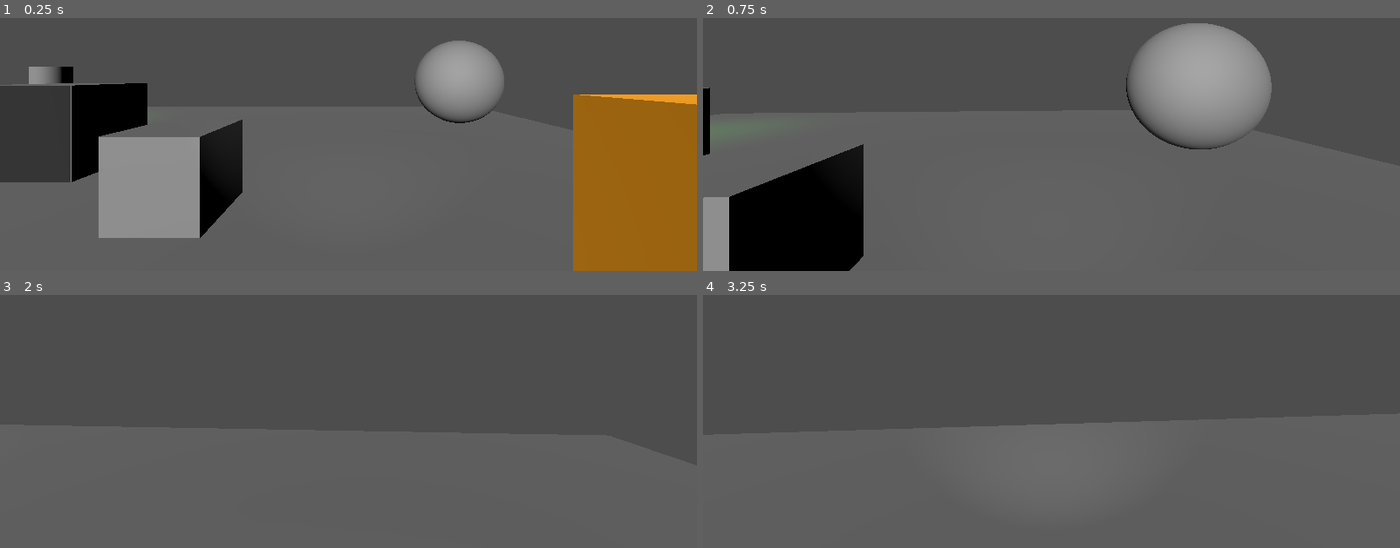
Above: before the commit, frames 1-4 (two rows, left to right).
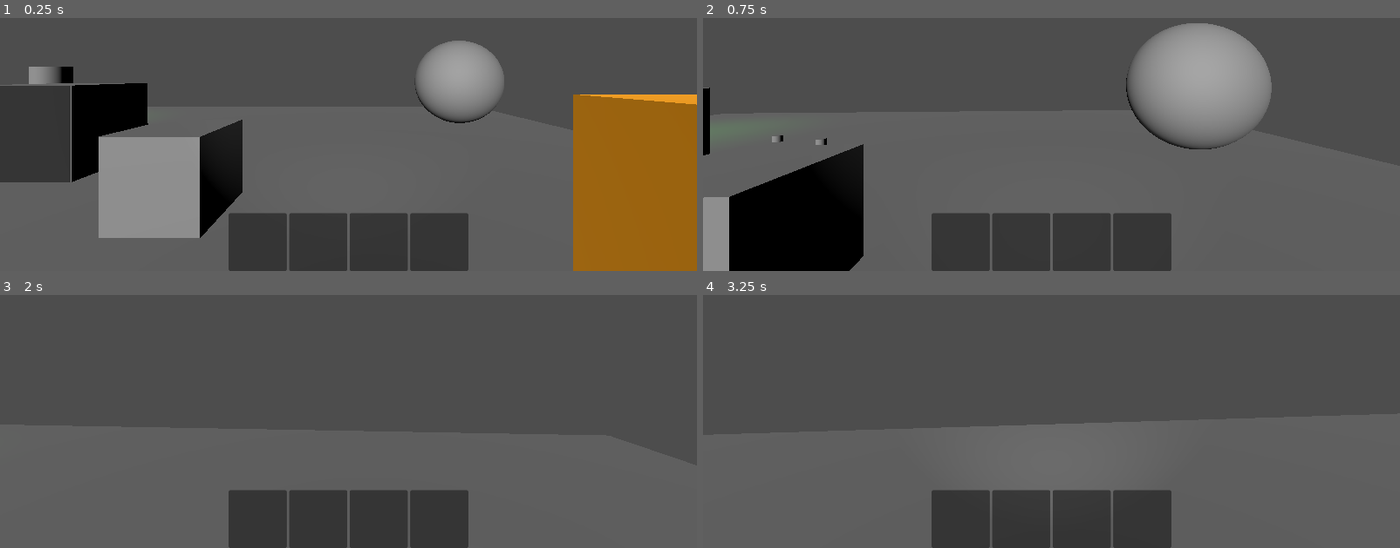
Above: after the commit, the same moments.

Repository: hadll/i-unno
Game: Godot game, scene res://scenes/playground_chloe.tscn
Two runs of this game, one before a commit and one after it. Both use one fixed random seed, a clock stepped at 60 frames per second and the inputs below. This scene is started directly instead of the project's main scene.
Inputs (mouse positions are in pixels of both pictures, inside the frame that each line leads up to):
- Up to frame 1 (0.25 s): no input
- Up to frame 2 (0.75 s): tap Enter at 0.5 s; move the mouse to (1086, 73) at 0.52 s; hold W (move_forward) from 0.53 s (still down); tap 1 (freecam_on) at 0.6 s; click (1086, 73) at 0.67 s
- Up to frame 3 (2 s): keep holding W (move_forward); tap Space (move_jump) at 0.77, 1.52 s; move the mouse to (313, 353) at 1.27 s; tap 2 (freecam_swap) at 1.35 s; click (313, 353) at 1.42 s
- Up to frame 4 (3.25 s): keep holding W (move_forward); tap Space (move_jump) at 2, 3.02 s; move the mouse to (1065, 345) at 2.02 s; tap 3 (freecam_tp) at 2.1 s; click (1065, 345) at 2.17 s; move the mouse to (1044, 358) at 2.77 s; tap Ctrl (move_crouch) at 2.85 s; click (1044, 358) at 2.92 s

The runs differ from the first frame. In frame 1, 7.5% of the frame differs, in the area x 21-68%, y 41-100%; in frame 2, 7.6%, in the area x 9-68%, y 46-100%; in frame 3, 7.5%; in frame 4, 7.6%.
Error in both runs: Cannot call method 'shader_create_from_spirv' on a null value. (res://scripts/ditherer.gd:25)

Commit message:
items prototype

Diff:
--- a/project.godot
+++ b/project.godot
@@ -99,10 +99,16 @@
 "events": [Object(InputEventKey,"resource_local_to_scene":false,"resource_name":"","device":-1,"window_id":0,"alt_press …(192 unchanged characters)…
 ]
 }
+item_grab={
+"deadzone": 0.2,
+"events": [Object(InputEventKey,"resource_local_to_scene":false,"resource_name":"","device":-1,"window_id":0,"alt_pressed":false,"shift_pressed":false,"ctrl_pressed":false,"meta_pressed":false,"pressed":false,"keycode":0,"physical_keycode":69,"key_label":0,"unicode":101,"location":0,"echo":false,"script":null)
+]
+}
 
 [layer_names]
 
 3d_render/layer_2="PlayerBody"
+3d_physics/layer_2="Passable"
 
 [physics]
 
--- /dev/null
+++ b/scenes/flashlight_beam.tscn
@@ -0,0 +1,5 @@
+[gd_scene format=3 uid="uid://bkn3ji1jinmgb"]
+
+[node name="FlashlightBeam" type="SpotLight3D" unique_id=1354591547]
+spot_range = 8.0
+spot_angle = 35.0
--- /dev/null
+++ b/scenes/inventory.tscn
@@ -0,0 +1,38 @@
+[gd_scene format=3 uid="uid://di7e5sbchs1de"]
+
+[ext_resource type="Script" uid="uid://b301mh7c2dgrh" path="res://scripts/inventory.gd" id="1_hj2ta"]
+[ext_resource type="PackedScene" uid="uid://rchgqjh135p2" path="res://scenes/item_slot.tscn" id="1_qw0r6"]
+
+[node name="Inventory" type="Control" unique_id=491016439 node_paths=PackedStringArray("slots")]
+layout_mode = 3
+anchors_preset = 15
+anchor_right = 1.0
+anchor_bottom = 1.0
+grow_horizontal = 2
+grow_vertical = 2
+mouse_filter = 2
+script = ExtResource("1_hj2ta")
+slots = [NodePath("Slots/ItemSlot1"), NodePath("Slots/ItemSlot2"), NodePath("Slots/ItemSlot3"), NodePath("Slots/ItemSlot4")]
+
+[node name="Slots" type="HBoxContainer" parent="." unique_id=740609684]
+layout_mode = 1
+anchors_preset = 12
+anchor_top = 1.0
+anchor_right = 1.0
+anchor_bottom = 1.0
+grow_horizontal = 2
+grow_vertical = 0
+mouse_filter = 2
+alignment = 1
+
+[node name="ItemSlot1" parent="Slots" unique_id=1385488667 instance=ExtResource("1_qw0r6")]
+layout_mode = 2
+
+[node name="ItemSlot2" parent="Slots" unique_id=1889775649 instance=ExtResource("1_qw0r6")]
+layout_mode = 2
+
+[node name="ItemSlot3" parent="Slots" unique_id=1311709049 instance=ExtResource("1_qw0r6")]
+layout_mode = 2
+
+[node name="ItemSlot4" parent="Slots" unique_id=744483395 instance=ExtResource("1_qw0r6")]
+layout_mode = 2
--- /dev/null
+++ b/scenes/item_pickup.tscn
@@ -0,0 +1,24 @@
+[gd_scene format=3 uid="uid://b3aau1b4a46b7"]
+
+[ext_resource type="Script" uid="uid://ci2275xiwyl7f" path="res://scripts/item_pickup.gd" id="1_lgqak"]
+[ext_resource type="Script" uid="uid://56atenn0cf2b" path="res://scripts/triggers/key_trigger.gd" id="2_yiukj"]
+
+[sub_resource type="SphereShape3D" id="SphereShape3D_g4v7s"]
+
+[node name="ItemPickup" type="Node3D" unique_id=869098384 node_paths=PackedStringArray("trigger")]
+script = ExtResource("1_lgqak")
+trigger = NodePath("KeyTrigger3D")
+
+[node name="StaticBody3D" type="StaticBody3D" parent="." unique_id=98336736]
+collision_layer = 2
+collision_mask = 0
+
+[node name="CollisionShape3D" type="CollisionShape3D" parent="StaticBody3D" unique_id=634912033]
+shape = SubResource("SphereShape3D_g4v7s")
+
+[node name="KeyTrigger3D" type="Node3D" parent="." unique_id=392580001 node_paths=PackedStringArray("collision_object")]
+script = ExtResource("2_yiukj")
+use_action = true
+action = &"item_grab"
+collision_object = NodePath("../StaticBody3D")
+metadata/_custom_type_script = "uid://56atenn0cf2b"
--- /dev/null
+++ b/scenes/item_slot.tscn
@@ -0,0 +1,8 @@
+[gd_scene format=3 uid="uid://rchgqjh135p2"]
+
+[ext_resource type="Script" uid="uid://k02y4an8yisx" path="res://scripts/item_slot.gd" id="1_567tv"]
+
+[node name="ItemSlot" type="PanelContainer" unique_id=1385488667]
+custom_minimum_size = Vector2(96, 96)
+mouse_filter = 2
+script = ExtResource("1_567tv")
--- /dev/null
+++ b/scenes/items/test_item.tscn
@@ -0,0 +1,14 @@
+[gd_scene format=3 uid="uid://byr7u03oqvevc"]
+
+[ext_resource type="Script" uid="uid://daikq1ii1nx7j" path="res://scripts/items/test_item.gd" id="1_mh7tv"]
+
+[sub_resource type="CylinderMesh" id="CylinderMesh_g4v7s"]
+top_radius = 0.1
+bottom_radius = 0.1
+height = 0.3
+
+[node name="TestItem" type="Node3D" unique_id=319714798]
+script = ExtResource("1_mh7tv")
+
+[node name="MeshInstance3D" type="MeshInstance3D" parent="." unique_id=351243150]
+mesh = SubResource("CylinderMesh_g4v7s")
--- a/scenes/moving_player.tscn
+++ b/scenes/moving_player.tscn
@@ -2,6 +2,8 @@
 
 [ext_resource type="Script" uid="uid://dgymm6mt6o3t0" path="res://scripts/moving_player.gd" id="1_3mr7f"]
 [ext_resource type="Script" uid="uid://i4gm277hvbec" path="res://scripts/player_camera.gd" id="2_1e7h7"]
+[ext_resource type="PackedScene" uid="uid://bkn3ji1jinmgb" path="res://scenes/flashlight_beam.tscn" id="2_ws1kw"]
+[ext_resource type="PackedScene" uid="uid://di7e5sbchs1de" path="res://scenes/inventory.tscn" id="4_xw8ta"]
 
 [sub_resource type="CapsuleShape3D" id="CapsuleShape3D_3vyb7"]
 
@@ -13,7 +15,7 @@
 [sub_resource type="CapsuleMesh" id="CapsuleMesh_v6fml"]
 height = 1.4
 
-[node name="MovingPlayer" type="Node3D" unique_id=1745051212 node_paths=PackedStringArray("body", "standing_collider", "crouching_collider", "standing_mesh", "crouching_mesh", "camera_point", "freecam")]
+[node name="MovingPlayer" type="Node3D" unique_id=1745051212 node_paths=PackedStringArray("body", "standing_collider", "crouching_collider", "standing_mesh", "crouching_mesh", "camera_point", "flashlight", "inventory", "freecam")]
 script = ExtResource("1_3mr7f")
 body = NodePath("Body")
 standing_collider = NodePath("Body/StandingCollider")
@@ -21,6 +23,8 @@
 standing_mesh = NodePath("Body/StandingMesh")
 crouching_mesh = NodePath("Body/CrouchingMesh")
 camera_point = NodePath("Body/CameraPoint")
+flashlight = NodePath("Body/CameraPoint/FlashlightBeam")
+inventory = NodePath("Inventory")
 freecam = NodePath("FreeCamera")
 
 [node name="Body" type="CharacterBody3D" parent="." unique_id=1396057957]
@@ -48,9 +52,7 @@
 [node name="CameraPoint" type="Node3D" parent="Body" unique_id=1373649591]
 transform = Transform3D(1, 0, 0, 0, 1, 0, 0, 0, 1, 0, 1.6, 0)
 
-[node name="SpotLight3D" type="SpotLight3D" parent="Body/CameraPoint" unique_id=986261397]
-spot_range = 8.0
-spot_angle = 35.0
+[node name="FlashlightBeam" parent="Body/CameraPoint" unique_id=1354591547 instance=ExtResource("2_ws1kw")]
 
 [node name="PlayerCamera" type="Camera3D" parent="." unique_id=968239037]
 top_level = true
@@ -60,3 +62,5 @@
 
 [node name="FreeCamera" type="Camera3D" parent="." unique_id=204704429]
 transform = Transform3D(1, 0, 0, 0, 1, 0, 0, 0, 1, 0, 1.6119912, 0)
+
+[node name="Inventory" parent="." unique_id=491016439 instance=ExtResource("4_xw8ta")]
--- a/scenes/office_player.tscn
+++ b/scenes/office_player.tscn
@@ -2,13 +2,19 @@
 
 [ext_resource type="Script" uid="uid://d22dt3j63vbyj" path="res://scripts/office_player.gd" id="1_k1xg8"]
 [ext_resource type="Script" uid="uid://i4gm277hvbec" path="res://scripts/player_camera.gd" id="2_4fwej"]
+[ext_resource type="PackedScene" uid="uid://bkn3ji1jinmgb" path="res://scenes/flashlight_beam.tscn" id="2_q55qd"]
+[ext_resource type="PackedScene" uid="uid://di7e5sbchs1de" path="res://scenes/inventory.tscn" id="4_e5q8v"]
 
-[node name="OfficePlayer" type="Node3D" unique_id=808834498 node_paths=PackedStringArray("camera_point", "freecam")]
+[node name="OfficePlayer" type="Node3D" unique_id=808834498 node_paths=PackedStringArray("camera_point", "flashlight", "inventory", "freecam")]
 script = ExtResource("1_k1xg8")
 camera_point = NodePath("CameraPoint")
+flashlight = NodePath("CameraPoint/FlashlightBeam")
+inventory = NodePath("Inventory")
 freecam = NodePath("FreeCamera")
 
 [node name="CameraPoint" type="Node3D" parent="." unique_id=1984453337]
+
+[node name="FlashlightBeam" parent="CameraPoint" unique_id=1354591547 instance=ExtResource("2_q55qd")]
 
 [node name="PlayerCamera" type="Camera3D" parent="." unique_id=105009619]
 top_level = true
@@ -17,3 +23,5 @@
 metadata/_custom_type_script = "uid://i4gm277hvbec"
 
 [node name="FreeCamera" type="Camera3D" parent="." unique_id=752729604]
+
+[node name="Inventory" parent="." unique_id=491016439 instance=ExtResource("4_e5q8v")]
--- a/scenes/playground_chloe.tscn
+++ b/scenes/playground_chloe.tscn
@@ -11,6 +11,8 @@
 [ext_resource type="PackedScene" uid="uid://dfl0ouravh1mb" path="res://scenes/level.tscn" id="10_lrhon"]
 [ext_resource type="Script" uid="uid://y8yqh08fax47" path="res://scripts/ditherer.gd" id="10_qokby"]
 [ext_resource type="PackedScene" uid="uid://d3gjhb4lxf248" path="res://scenes/printer.tscn" id="11_lrhon"]
+[ext_resource type="PackedScene" uid="uid://b3aau1b4a46b7" path="res://scenes/item_pickup.tscn" id="12_04jj1"]
+[ext_resource type="PackedScene" uid="uid://byr7u03oqvevc" path="res://scenes/items/test_item.tscn" id="13_nn1bs"]
 
 [sub_resource type="WorldBoundaryShape3D" id="WorldBoundaryShape3D_8tsvv"]
 
@@ -135,3 +137,27 @@
 
 [node name="Printer" parent="." unique_id=745413632 instance=ExtResource("11_lrhon")]
 transform = Transform3D(1, 0, 0, 0, 1, 0, 0, 0, 1, 1.3980119, 0.5, 0.1197052)
+
+[node name="ItemPickup" parent="." unique_id=869098384 node_paths=PackedStringArray("item") instance=ExtResource("12_04jj1")]
+transform = Transform3D(1, 0, 0, 0, 1, 0, 0, 0, 1, -1.5614381, 0, -4.288844)
+item = NodePath("TestItem")
+
+[node name="TestItem" parent="ItemPickup" unique_id=319714798 instance=ExtResource("13_nn1bs")]
+
+[node name="ItemPickup2" parent="." unique_id=1546821840 node_paths=PackedStringArray("item") instance=ExtResource("12_04jj1")]
+transform = Transform3D(1, 0, 0, 0, 1, 0, 0, 0, 1, -2.1877515, 0, -2.635439)
+item = NodePath("TestItem2")
+
+[node name="TestItem2" parent="ItemPickup2" unique_id=1326528688 instance=ExtResource("13_nn1bs")]
+
+[node name="ItemPickup3" parent="." unique_id=1933413228 node_paths=PackedStringArray("item") instance=ExtResource("12_04jj1")]
+transform = Transform3D(1, 0, 0, 0, 1, 0, 0, 0, 1, -2.9212325, 0, -4.720641)
+item = NodePath("TestItem3")
+
+[node name="TestItem3" parent="ItemPickup3" unique_id=424363013 instance=ExtResource("13_nn1bs")]
+
+[node name="ItemPickup4" parent="." unique_id=1651093661 node_paths=PackedStringArray("item") instance=ExtResource("12_04jj1")]
+transform = Transform3D(1, 0, 0, 0, 1, 0, 0, 0, 1, -3.2120821, 0, -3.1091628)
+item = NodePath("TestItem4")
+
+[node name="TestItem4" parent="ItemPickup4" unique_id=865024130 instance=ExtResource("13_nn1bs")]
--- a/scripts/input_handler.gd
+++ b/scripts/input_handler.gd
@@ -1,6 +1,6 @@
 extends Node3D
 
-const INTERACTION_MASK := 1
+const INTERACTION_MASK := 3
 
 signal input(event: InputEvent)
 signal started_looking_at(collider: CollisionObject3D)
--- /dev/null
+++ b/scripts/inventory.gd
@@ -0,0 +1,11 @@
+class_name Inventory
+extends Control
+
+@export var slots: Array[ItemSlot]
+
+func pick_up_item(item: Item) -> bool:
+	for slot in slots:
+		if not slot.item:
+			slot.set_item(item)
+			return true
+	return false
--- /dev/null
+++ b/scripts/item.gd
@@ -0,0 +1,5 @@
+class_name Item
+extends Node3D
+
+func item_input(_event: InputEvent) -> void:
+	pass
--- /dev/null
+++ b/scripts/item_pickup.gd
@@ -0,0 +1,22 @@
+class_name ItemPickup
+extends Node3D
+
+@export var trigger: Trigger
+@export var item: Item
+
+func _ready() -> void:
+	trigger.trigger_start.connect(pick_up)
+
+func set_item(to: Item) -> void:
+	item = to
+	if item:
+		item.show()
+		add_child(item)
+
+func pick_up(_t: Trigger) -> void:
+	if item:
+		remove_child(item)
+		if Player.me.pick_up_item(item):
+			queue_free()
+		else:
+			add_child(item)
--- /dev/null
+++ b/scripts/item_slot.gd
@@ -0,0 +1,10 @@
+class_name ItemSlot
+extends Control
+
+var item: Item
+
+func set_item(to: Item) -> void:
+	item = to
+	if item:
+		item.hide()
+		add_child(item)
--- /dev/null
+++ b/scripts/items/test_item.gd
@@ -0,0 +1 @@
+extends Item
--- a/scripts/player.gd
+++ b/scripts/player.gd
@@ -9,6 +9,8 @@
 var camera_request: int
 
 @export var camera_point: Node3D
+@export var flashlight: Light3D
+@export var inventory: Inventory
 @export var freecam: Camera3D
 
 func _init() -> void:
@@ -23,6 +25,9 @@
 	if detached_freecam and InputHandler.is_action_just_pressed(&"freecam_swap"):
 		controlling_freecam = not controlling_freecam
 
+func pick_up_item(item: Item) -> bool:
+	return inventory.pick_up_item(item)
+
 func freecam_start() -> void:
 	detached_freecam = true
 	controlling_freecam = true
--- a/scripts/triggers/animation_trigger.gd
+++ b/scripts/triggers/animation_trigger.gd
@@ -43,7 +43,6 @@
 					queue.remove_at(i)
 					animation_player.clear_queue()
 					for anim in queue:
-						print(anim)
 						animation_player.queue(anim)
 					return
 	else:
Not shown, added: scripts/inventory.gd.uid
Not shown, added: scripts/item.gd.uid
Not shown, added: scripts/item_pickup.gd.uid
Not shown, added: scripts/item_slot.gd.uid
Not shown, added: scripts/items/test_item.gd.uid
